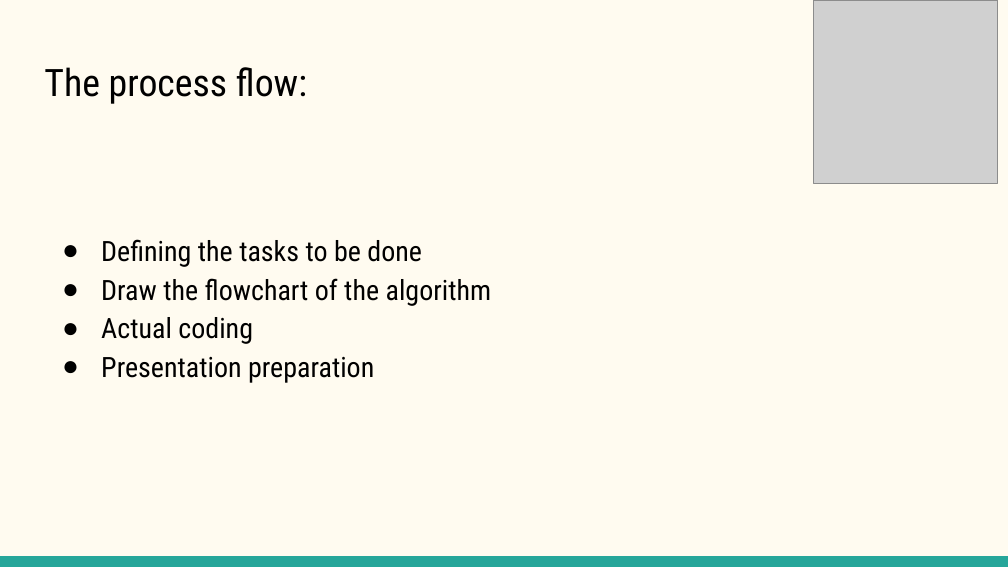
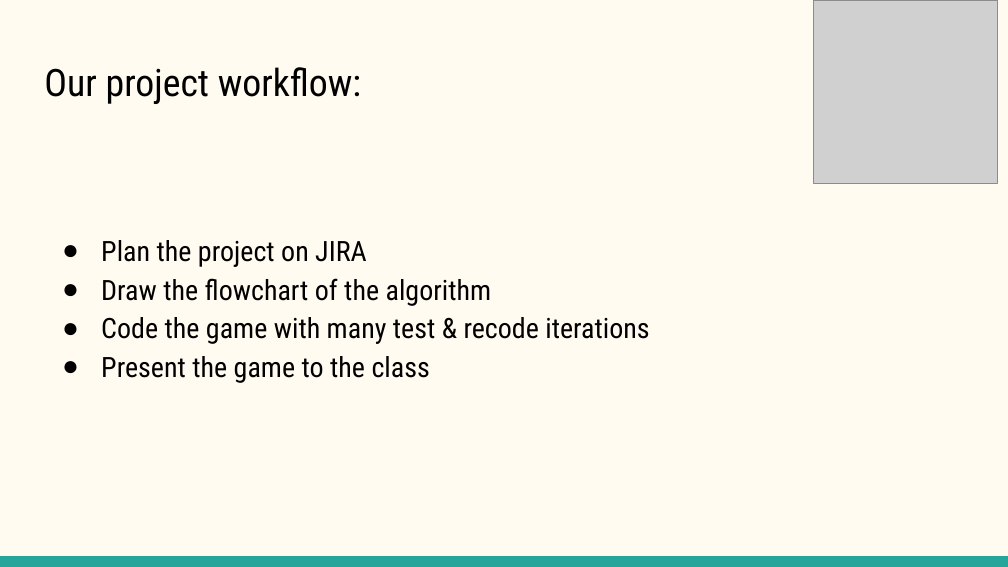
Before and after one commit to tinghaoK7727/Battleships_game, a slide deck: slide 3 of Presentation/Battleship game project - Module 1 Eric x Ting.pptx. Drawn at 1008x567 pixels with LibreOffice and Linux fonts; fonts in the diff are those of the drawing; grey boxes stand for pictures. Boxes give left, top, right and bottom in pixels: in the first picture for what was removed or moved away, otherwise in the second. Text is boxed around its words. In the diff, an @@ line names an element or a change of style, - is before the commit and + after.

```diff
--- a/Presentation/Battleship game project - Module 1 Eric x Ting.pptx
+++ b/Presentation/Battleship game project - Module 1 Eric x Ting.pptx
@@ title at (44,67,361,104): text changed @@
-The process flow:
+Our project workflow:
@@ text at (101,240,367,267): text changed @@
-● Defining the tasks to be done
+● Plan the project on JIRA
@@ text at (101,317,649,383): text changed @@
-● Actual coding
-● Presentation preparation
+● Code the game with many test & recode iterations
+● Present the game to the class
```
Also in this commit, not shown: 2 other slides changed, 5 other files.
